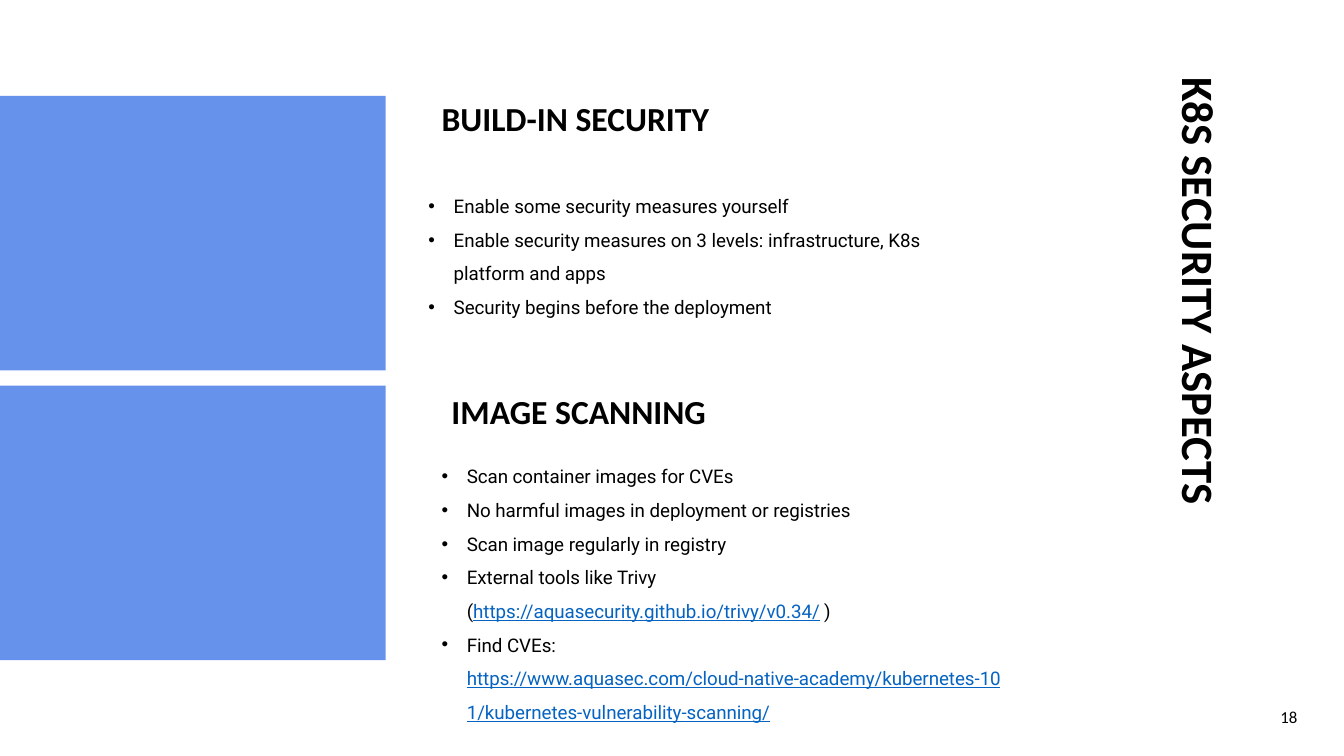
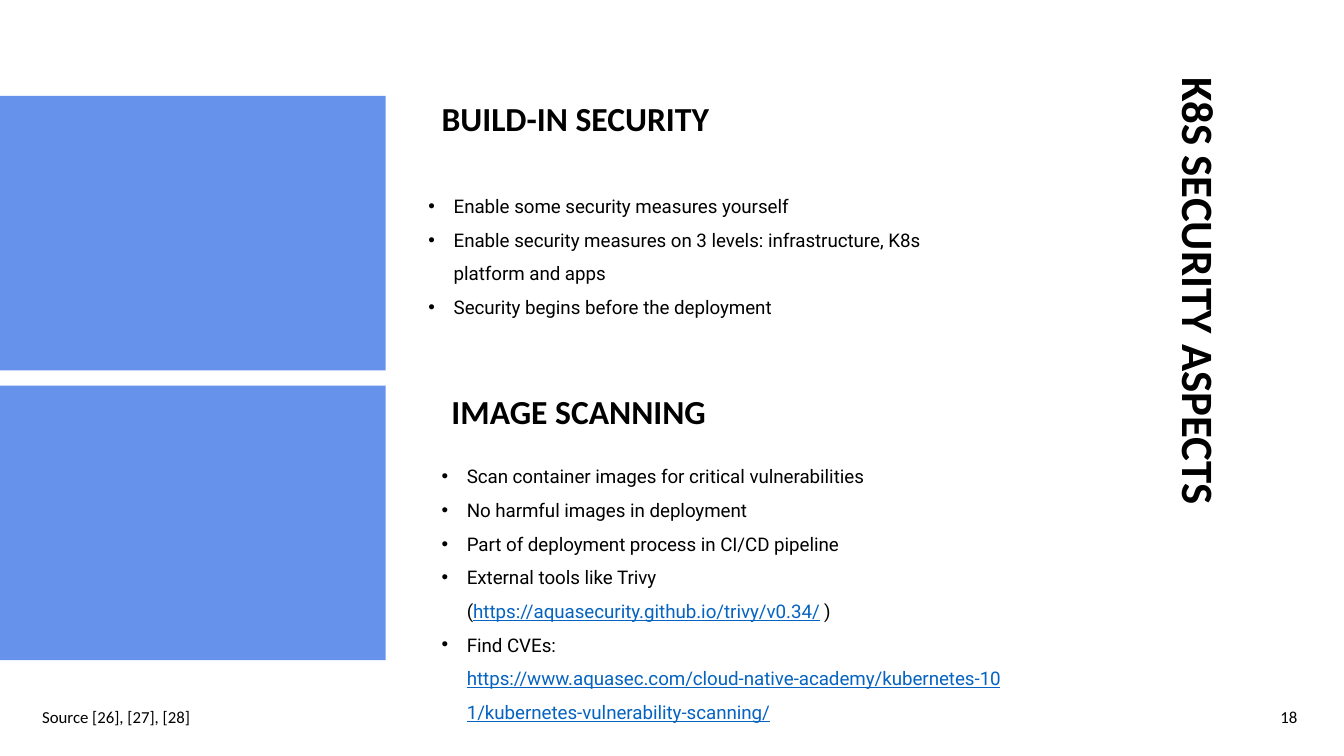
Before and after one commit to sebivenlo/esde_kubernetes_2022, a slide deck: slide 24 of Presentation/Kubernetes.pptx. Drawn at 1344x756 pixels with LibreOffice and Linux fonts; fonts in the diff are those of the drawing. Boxes give left, top, right and bottom in pixels: in the first picture for what was removed or moved away, otherwise in the second. Text is boxed around its words. In the diff, an @@ line names an element or a change of style, - is before the commit and + after.

```diff
--- a/Presentation/Kubernetes.pptx
+++ b/Presentation/Kubernetes.pptx
@@ subtitle at bbox=[467, 468, 864, 555]: text changed @@
-• Scan container images for CVEs
-• No harmful images in deployment or registries
-• Scan image regularly in registry
+• Scan container images for critical vulnerabilities
+• No harmful images in deployment
+• Part of deployment process in CI/CD pipeline
@@ text added at bbox=[42, 711, 190, 726], 12 pt, text #000000 @@
+Source [26], [27], [28]
```
Also in this commit, not shown: 6 other slides changed, 1 other file.
